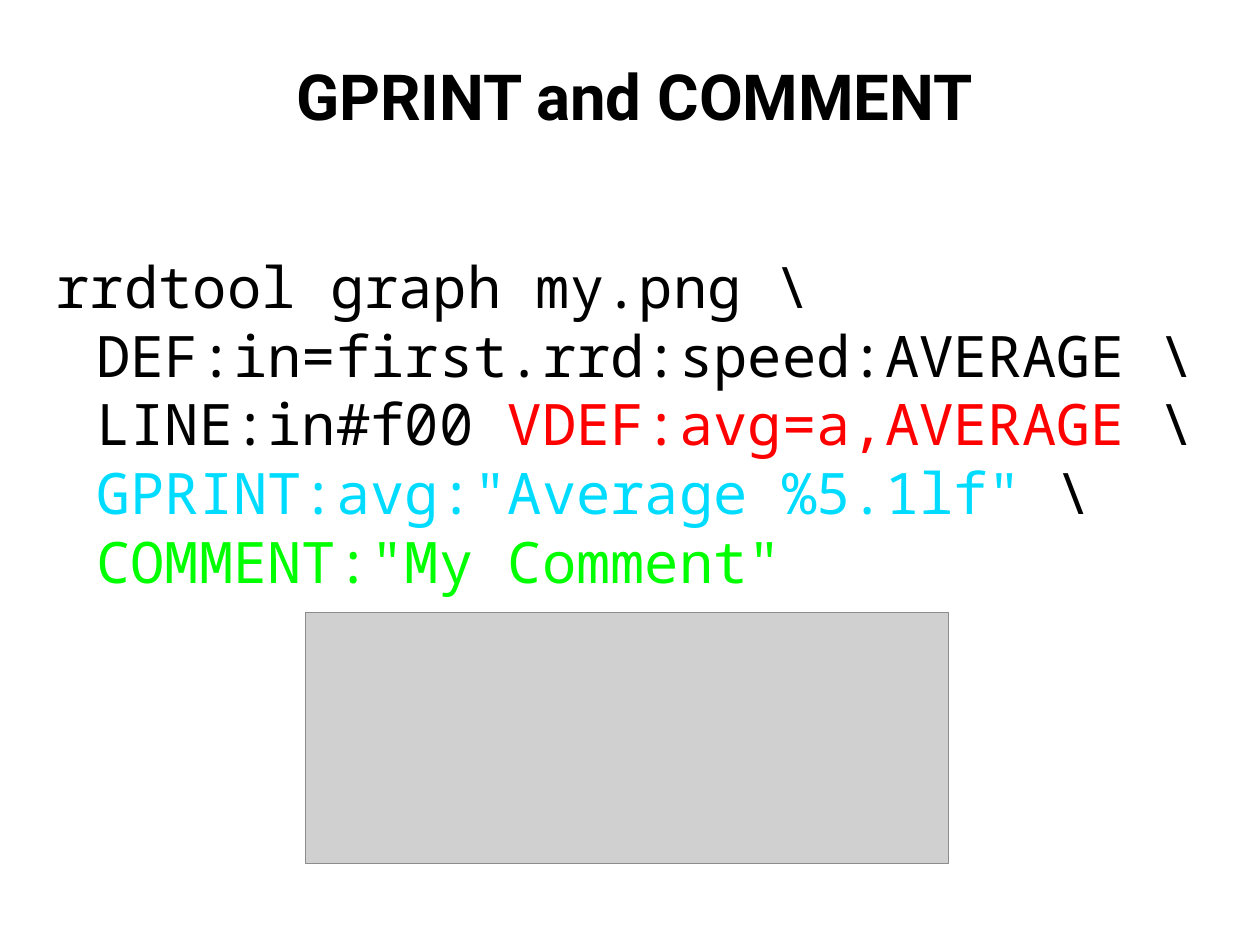
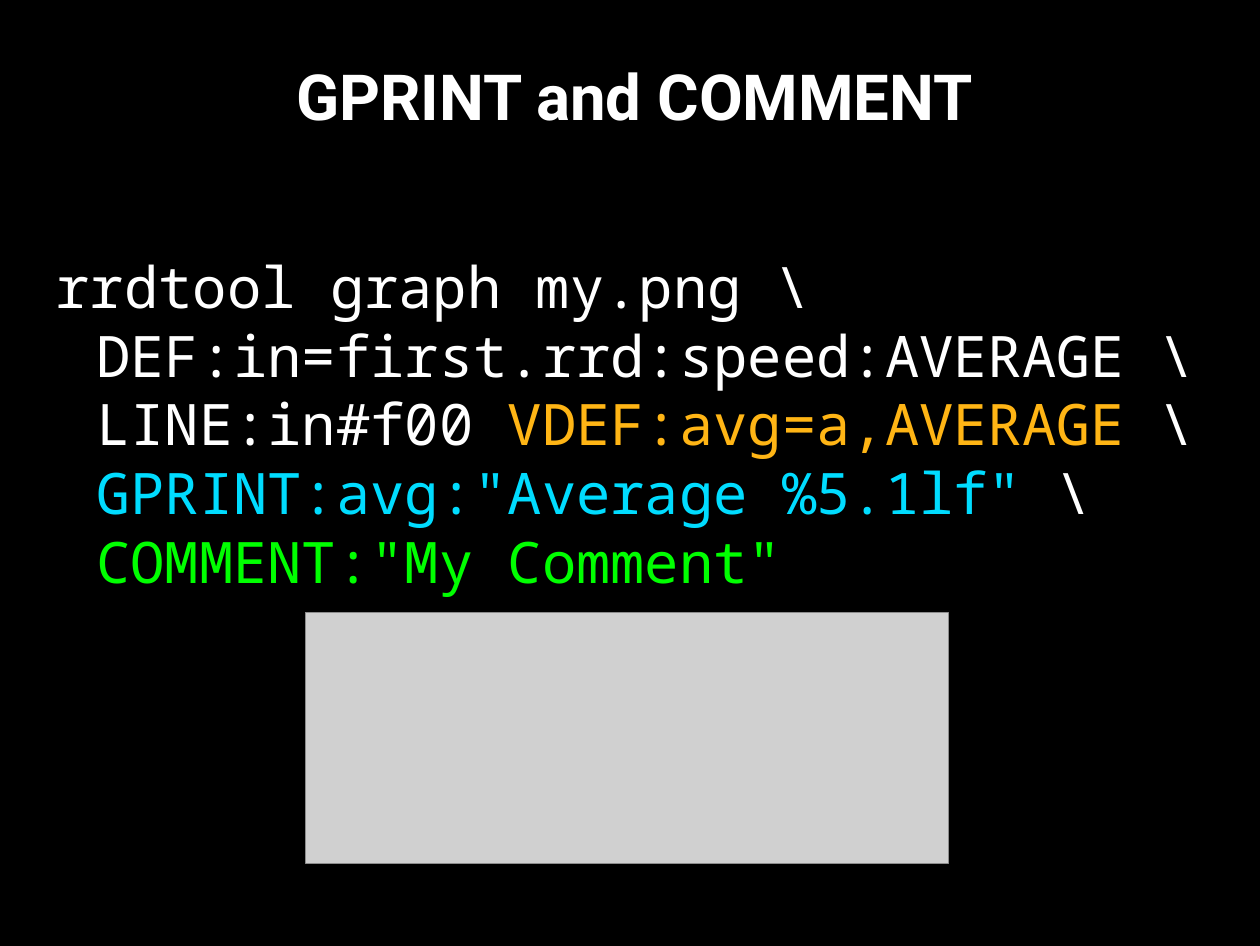
Before and after one commit to Distrotech/rrdtool, a slide deck: slide 52 of tutorial/fisl12/rrd-intro.odp. Drawn at 1260x946 pixels with LibreOffice and Linux fonts; fonts in the diff are those of the drawing; grey boxes stand for pictures. Boxes give left, top, right and bottom in pixels: in the first picture for what was removed or moved away, otherwise in the second. Text is boxed around its words. In the diff, an @@ line names an element or a change of style, - is before the commit and + after.

Commit message:
flip colors

```diff
--- a/tutorial/fisl12/rrd-intro.odp
+++ b/tutorial/fisl12/rrd-intro.odp
@@ background #FFFFFF to #000000 @@
@@ title "GPRINT and COMMENT" at (296, 72, 973, 121): text colour #000000 to #FFFFFF @@
@@ text "rrdtool graph my.png \ DEF:in=first.rrd:speed:AVERAGE ..." at (56, 264, 1125, 597): text colour #000000 to #FFFFFF in "rrdtool graph my.png \ DEF:in=first.rrd:speed:AVERAGE \ LINE ..."; text colour #FF0000 to #FFB515 in "VDEF:avg=a,AVERAGE" @@
```
Also in this commit, not shown: 65 other slides changed.
